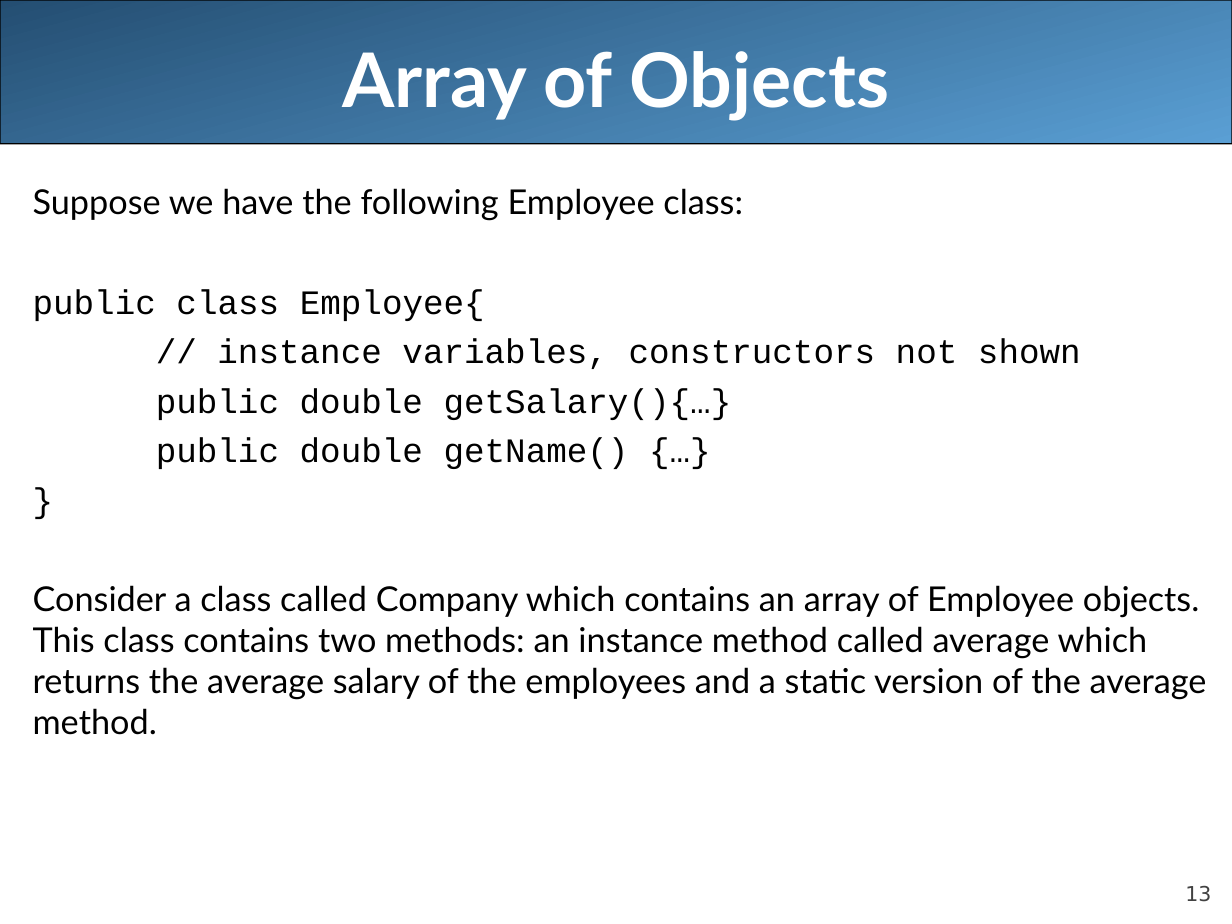
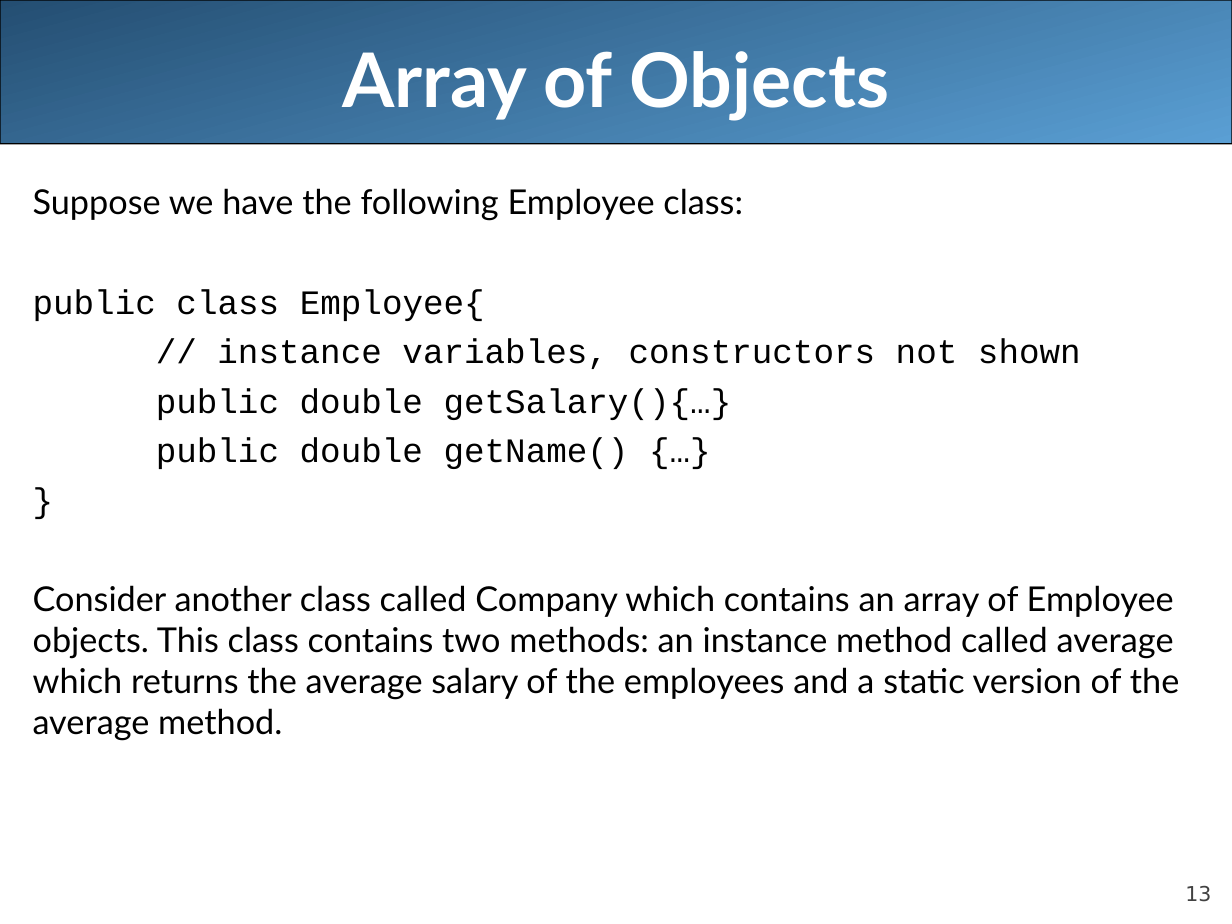
Before and after one commit to LongBaoNguyen/longbaonguyen.github.io, a slide deck: slide 13 of courses/apcsa/lecture17.ppt. Drawn at 1232x924 pixels with LibreOffice and Linux fonts; fonts in the diff are those of the drawing. Boxes give left, top, right and bottom in pixels: in the first picture for what was removed or moved away, otherwise in the second. Text is boxed around its words. In the diff, an @@ line names an element or a change of style, - is before the commit and + after.

```diff
--- a/courses/apcsa/lecture17.ppt
+++ b/courses/apcsa/lecture17.ppt
@@ text at bbox=[33, 585, 1179, 741]: text changed @@
-Consider a class called Company which contains an array of Employee objects. This class contains two methods: an instance method called average which returns the average salary of the employees and a static version of the average method.
+Consider another class called Company which contains an array of Employee objects. This class contains two methods: an instance method called average which returns the average salary of the employees and a static version of the average method.
```
Also in this commit, not shown: 3 other slides changed, 1 other file.
